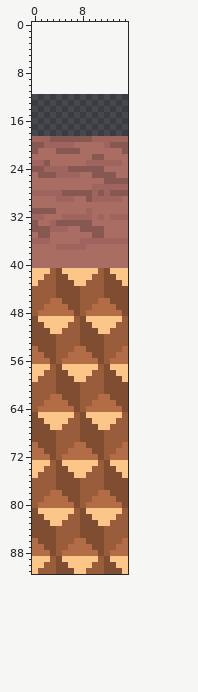
A sprite sheet gets an edit: sprites/spr_ground_tile/e61a8875-3772-4930-9bef-6f41e19141ed.png. Above: the version before the commit.
The file is 16x80 pixels. Pixels under 10% opacity are left out. The old version is drawn lined up with the new one, on the new canvas.
New version:
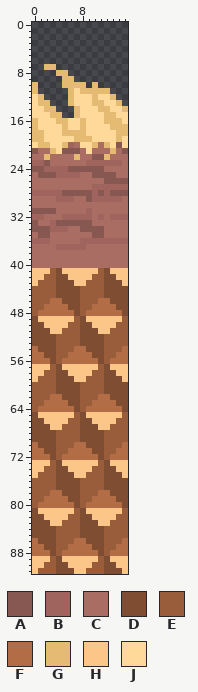
Palette (. is transparent): A #875751  B #9e645d  C #aa6d64  D #7f4e32  E #995d3c  F #b26d46  G #e5ba72  H #fdc689  J #ffd999
Edits made:
canvas 16x80 -> 16x92, the old top-left corner now at 0,12
y 7: x 2..3 .. -> GG
y 8: x 4..5 .. -> GG
y 9: x 5..6 .. -> GG
y 10: x 0 . -> G; x 5..8 .... -> GGGG; x 10 . -> G
y 11: x 0 . -> G; x 6..12 ....... -> GJGGGGG
y 12: x 0..1 .. -> JG; x 6..13 ........ -> GJJJGJJG
y 13: x 0..2 ... -> JGG; x 6..14 ......... -> GJJJGGJJG
y 14: x 0..3 .... -> JJGG; x 7..15 ......... -> GJJJGGJJG
y 15: x 0..4 ..... -> JJJGG; x 7..15 ......... -> GJJJJGGJJ
y 16: x 0..15 ................ -> GJJJGGJJGJJJGGGJ
y 17: x 0..15 ................ -> GJJJJGJJGJJJJGGG
y 18: x 0..15 ................ -> GGJJJGGGGJJJJJGG
y 19: x 0..15 BBBAAAAAAABBBBBB -> GGJJJJJGGGJJJJGJ
y 20: x 0..5 AABBBB -> JGGJJG; x 8..10 CCC -> JJG; x 12..13 BA -> GJ; x 15 A -> J
y 21: x 3..4 CA -> GJ; x 9 C -> J; x 13 C -> G
y 22: x 2 C -> G; x 7 C -> G; x 12 C -> G
Changed places in both pictures, as pixel boxes (x1, y1, x2, y2):
changed: (32, 64, 128, 160)
